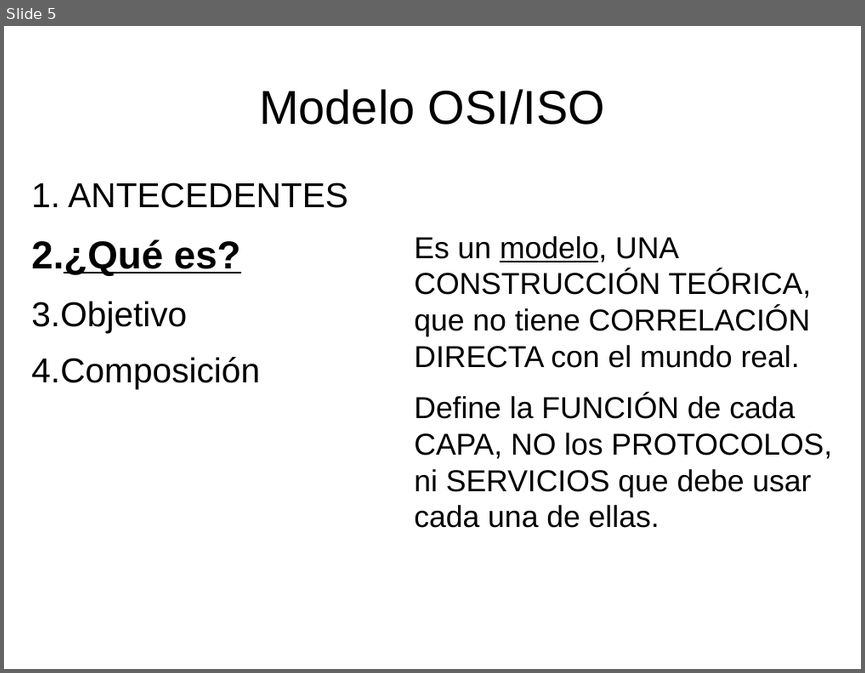
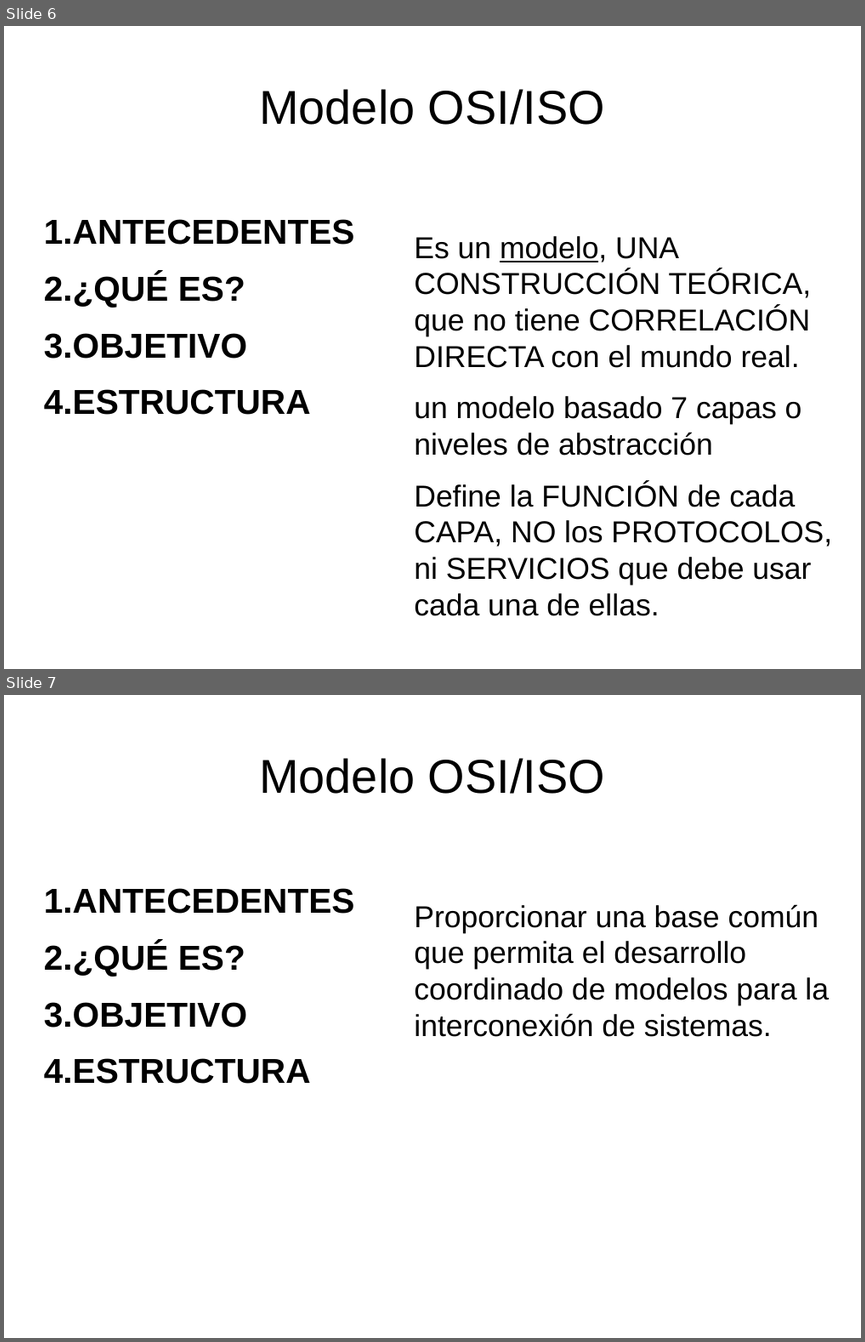
Before and after one commit to q92helea/Pechackucha, a slide deck: Pechakucha.odp. Shown one above the other, each under a label of ours: slide 5 before the commit, slides 6 and 7 after it. The pictures are 865x673 and 865x1342 pixels, drawn with LibreOffice and Linux fonts; fonts in the diff are those of the drawing. Boxes give left, top, right and bottom in pixels: in the first picture for what was removed or moved away, otherwise in the second. Text is boxed around its words. In the diff, an @@ line names an element or a change of style, - is before the commit and + after.

Commit message:
Add files via upload
He empezado un guión para la Pechakucha. Te envio enlace con información.
https://sites.google.com/site/stigestionydesarrollo/recuperacion/desarrollo-1/recuperacion-provisional/5---describir-el-modelo-osi-definicion-utilidad-y-niveles
https://es.wikipedia.org/wiki/Modelo_OSI
https://seaccna.com/modelo-osi-guia-definitiva/
https://eltallerdelbit.com/capas-modelo-osi/

```diff
--- a/Pechakucha.odp
+++ b/Pechakucha.odp
@@ slide 7 added at <box>4,695,861,1338</box>, background #FFFFFF @@
@@ title added at <box>259,758,605,794</box>, 44 pt, text #000000 @@
+Modelo OSI/ISO
@@ text added at <box>44,888,355,1083</box>, 32 pt, text #000000, bold @@
+1. ANTECEDENTES
+2. ¿QUÉ ES?
+3. OBJETIVO
+4. ESTRUCTURA
@@ text added at <box>414,904,828,1037</box>, 28 pt, text #000000 @@
+Proporcionar una base común que permita el desarrollo coordinado de modelos para la interconexión de sistemas.
@@ what was slide 5 is now slide 6 @@
@@ slide 6 changed as well @@
@@ text "ANTECEDENTES": place and size @@
-text "ANTECEDENTES" at <box>31,182,348,389</box>
+text "ANTECEDENTES" at <box>44,219,355,414</box>
@@ text at <box>44,219,355,244</box>: bold on in "ANTECEDENTES" @@
@@ text at <box>44,273,311,414</box>: text changed; bold on @@
-2. ¿Qué es?
-3. Objetivo
-4. Composición
+2. ¿QUÉ ES?
+3. OBJETIVO
+4. ESTRUCTURA
@@ text at <box>414,396,802,455</box>: paragraph added @@
+un modelo basado 7 capas o niveles de abstracción
```
Also in this commit, not shown: 15 other slides changed, 1 other slide added, 1 slide removed, 1 other file.
